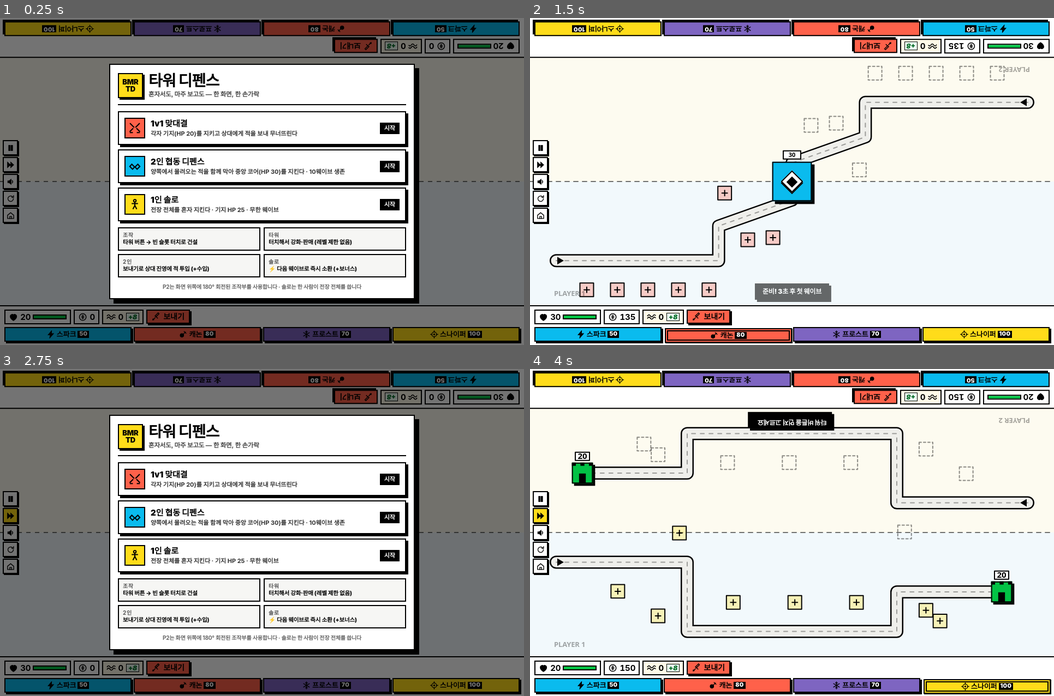
Above: before the commit, frames 1-4 (two rows, left to right).
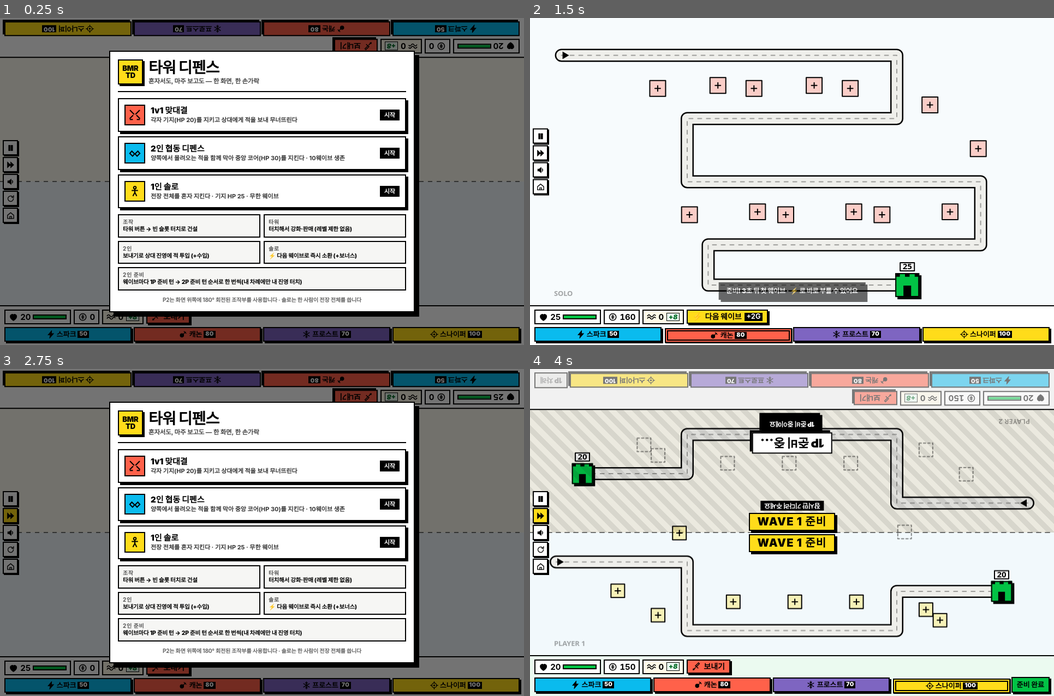
Above: after the commit, the same moments.

Repository: bmrgoodway/tower-defense
Game: browser game, page index.html
The game is run twice, just before and just after one commit, with the same random seed, the same clock (stepped at 60 frames per second) and the same inputs.
Inputs (mouse positions are in pixels of both pictures, inside the frame that each line leads up to; where the layout moved, square brackets give the same spot in the first picture):
- Up to frame 1 (0.25 s): no input
- Up to frame 2 (1.5 s): click (792, 181) at 0.27 s; click "PLAYER 1" (after the commit: "SOLO") at 0.52 s; click (792, 191) [792, 207] at 1.07 s; click "캐논 80" at 1.27 s
- Up to frame 3 (2.75 s): click (157, 483) [157, 506] at 1.67 s; click "캐논 80" at 1.87 s; click "속도" at 2.02 s; click (366, 470) [366, 493] at 2.27 s; click "메뉴" at 2.47 s
- Up to frame 4 (4 s): click (870, 581) at 2.87 s; click "1v1 맞대결 각자 기지(HP 20)를 지키고 상대에…" at 3.07 s; click (792, 470) at 3.27 s, where only the run after the commit has a clickable "1P 준비 중… 잠시만 기다려 주세요"; click (661, 594) at 3.47 s; click "스나이퍼 100" at 3.67 s

The runs differ from the first frame. In frame 1, 18% of the frame differs, in the area x 20-80%, y 10-92%; in frame 2, 19%; in frame 3, 18%; in frame 4, 33%, in the area x 0-100%, y 0-100%.

Commit message:
2인 모드 웨이브 전 1P→2P 교대 준비 턴 추가
- 웨이브 시작 전 1P 준비 턴 → 2P 준비 턴 → 웨이브 시작 순서로 교대
- 자기 차례가 아닌 진영은 해치 오버레이(1P/2P 준비 중…)로 보드·HUD 잠금, 터치 차단
- 1P HUD [준비 완료]로 2P에게 넘기고, 2P HUD [웨이브 시작]으로 출발
- 준비 턴 동안 게임 시간 정지(적 이동·사격 멈춤), 남은 적은 웨이브 시작 시 재개
- 2P HUD·안내 문구는 기존 180° 회전 규칙 유지, 1인 솔로는 교대 없이 기존과 동일
- README에 준비 턴 규칙 정리

Diff:
--- a/index.html
+++ b/index.html
@@ -69,6 +69,28 @@
   font-size:clamp(10px,2.7vw,14px);}
 .snd.on{background:var(--purple);color:#fff;}
 
+/* ===== 2인 준비 턴 (웨이브 전 1P → 2P 교대) ===== */
+.pv{display:none;flex:0 0 auto;padding:6px 8px;background:var(--green);box-shadow:3px 3px 0 #000;
+  font-size:clamp(10px,2.7vw,13px);gap:3px;line-height:1;white-space:nowrap;}
+body.prep .pv{display:inline-flex;}
+.pv.wait{background:#e9e9e6;color:#777;box-shadow:none;}
+.pv.wait span{color:#777;}
+.bar.locked{background:#f1f1f1;}
+.bar.locked .brow{opacity:.5;}
+.bar.myturn{background:var(--green-light);}
+.veil{position:absolute;left:0;right:0;z-index:3;display:grid;place-items:center;gap:6px;
+  background:repeating-linear-gradient(45deg, rgba(0,0,0,.07) 0 10px, rgba(0,0,0,.15) 10px 20px);
+  touch-action:none;}
+.veil[hidden]{display:none;}
+#lock2{top:0;height:50%;}
+#lock1{bottom:0;height:50%;}
+.veil .lk{background:#fff;border:var(--bw) solid #000;box-shadow:var(--shadow);
+  padding:5px 13px;font-weight:900;font-size:clamp(14px,4.2vw,22px);letter-spacing:-.01em;}
+.veil .lks{font-weight:900;font-size:clamp(9px,2.6vw,12px);color:#fff;background:#000;padding:2px 7px;}
+#lock2 .lk,#lock2 .lks{transform:rotate(180deg);}
+body.solo .veil{display:none !important;}
+body.solo .pv{display:none !important;}
+
 /* ===== 1인 솔로 ===== */
 .snd.wv{display:none;background:var(--yellow);}
 .snd.wv .bolt{font-size:1.05em;line-height:1;}
@@ -101,7 +123,7 @@
 #toast{position:absolute;left:50%;bottom:10px;z-index:9;transform:translateX(-50%);
   background:#000;color:#fff;font-weight:900;font-size:12px;padding:6px 12px;
   border:var(--bw) solid #000;box-shadow:var(--shadow);opacity:0;pointer-events:none;
-  transition:opacity .2s;white-space:nowrap;}
+  transition:opacity .2s;white-space:normal;text-align:center;max-width:92vw;line-height:1.3;}
 #toast.show{opacity:1;}
 #toast.p1{bottom:auto;top:10px;transform:translateX(-50%) rotate(180deg);}
 
@@ -181,6 +203,8 @@
   <div class="bar" id="bar2"></div>
   <div id="stage">
     <canvas id="cv"></canvas>
+    <div class="veil" id="lock2" hidden><div class="lk">1P 준비 중…</div><div class="lks">잠시만 기다려 주세요</div></div>
+    <div class="veil" id="lock1" hidden><div class="lk">2P 준비 중…</div><div class="lks">잠시만 기다려 주세요</div></div>
     <div id="banner"><div class="bn" id="bn2">WAVE 1</div><div class="bn" id="bn1">WAVE 1</div></div>
     <div id="mini">
       <button id="mPause" title="일시정지" aria-label="일시정지"></button>
@@ -240,6 +264,7 @@
       <div><b>타워</b>터치해서 강화·판매 (레벨 제한 없음)</div>
       <div><b>2인</b>보내기로 상대 진영에 적 투입 (+수입)</div>
       <div><b>솔로</b>⚡ 다음 웨이브로 즉시 소환 (+보너스)</div>
+      <div style="grid-column:1/-1"><b>2인 준비</b>웨이브마다 1P 준비 턴 → 2P 준비 턴 순서로 한 번씩(내 차례에만 내 진영 터치)</div>
     </div>
     <div class="foot">P2는 화면 위쪽에 180° 회전된 조작부를 사용합니다 · 솔로는 한 사람이 전장 전체를 씁니다</div>
   </div>
@@ -354,6 +379,7 @@
   t:0,
   wave:0,
   waveT:0,
+  prepOwner:null,        // null=전투 중(또는 솔로), 0=1P 준비 턴, 1=2P 준비 턴
   coreHp:0,
   players:[],
   projs:[],
@@ -444,6 +470,7 @@
   boom(){ this.tone(140,40,0.2,'sawtooth',0.8); this.noise(0.16,0.9,200); },
   send(){ this.tone(420,180,0.16,'sawtooth',0.7); this.tone(300,120,0.14,'square',0.5,0.05); },
   up(){ this.tone(520,780,0.06,'square',0.7); this.tone(780,1040,0.08,'square',0.7,0.06); },
+  prep(){ this.tone(480,480,0.05,'square',0.45); this.tone(360,360,0.09,'square',0.45,0.08); },
   sell(){ this.tone(700,300,0.10,'square',0.6); },
   hurt(){ this.tone(160,70,0.22,'sawtooth',0.9); this.noise(0.2,0.7,150); },
   win(){ [523,659,784,1046].forEach((f,i)=>this.tone(f,f,0.16,'square',0.8,i*0.11)); },
@@ -575,7 +602,7 @@
   G.phase = 'playing';
   const cfg = MODES[mode];
   const solo = !!cfg.solo;
-  G.t = 0; G.wave = 0; G.waveT = 3.2;
+  G.t = 0; G.wave = 0; G.waveT = solo ? 3.2 : 0; G.prepOwner = null;
   G.projs = []; G.fx = []; G.texts = [];
   G.sel = [null,null]; G.fly = null; G.kills=[0,0];
   G.best = Math.max(loadBest(), G.best||0);
@@ -590,13 +617,20 @@
   layout();
   syncHUD();
   AU.ensure();
-  toast(solo ? '준비! 3초 뒤 첫 웨이브 · ⚡ 로 바로 부를 수 있어요' : '준비! 3초 후 첫 웨이브', 0);
+  if(solo){
+    toast('준비! 3초 뒤 첫 웨이브 · ⚡ 로 바로 부를 수 있어요', 0);
+  }else{
+    // 2인(대전·협동): 첫 웨이브도 1P 준비 턴부터 시작한다
+    beginPrep();
+  }
 }
 
 function backToMenu(){
   G.phase = 'menu';
   G.players = [];
+  G.prepOwner = null;
   document.body.classList.remove('solo');
+  document.body.classList.remove('prep');
   closeFly();
   $('#ovStart').hidden = false;
   $('#ovPause').hidden = true;
@@ -604,6 +638,50 @@
   updateMenuBest();
   layout();
   render();
+}
+
+/* ============================================================
+   5-1. 준비 턴 (2인 모드 전용 · 1P → 2P 교대)
+   웨이브가 시작되기 전에 각자 한 번씩 자기 진영을 정비한다.
+   자기 차례가 아닌 쪽은 보드·HUD가 잠기고 터치가 막힌다.
+   ============================================================ */
+function is2P(){ return G.mode === '1v1' || G.mode === 'coop'; }
+
+function beginPrep(){
+  if(G.phase !== 'playing' || !is2P()) return;
+  const cfg = MODES[G.mode];
+  // 협동: 목표 웨이브를 모두 막았고 필드가 비었으면 승리
+  if(cfg.coop && G.wave >= cfg.goalWave){
+    const cleared = G.players.every(p=>p.lane.length === 0 && p.spawnQ.length === 0);
+    if(cleared){ endGame('win','win'); return; }
+  }
+  G.prepOwner = 0;
+  closeFly();
+  AU.prep();
+  showBanner('WAVE ' + (G.wave + 1) + ' 준비');
+  syncHUD();
+  toast('1P 준비 턴 · 다 되면 [준비 완료]', 0);
+}
+
+/* 1P 준비 완료 → 2P 준비 턴 */
+function prepHandoff(){
+  if(G.phase !== 'playing' || G.prepOwner !== 0) return;
+  G.prepOwner = 1;
+  closeFly();
+  AU.prep();
+  showBanner('2P 준비');
+  syncHUD();
+  toast('2P 준비 턴 · [웨이브 시작]으로 출발', 1);
+}
+
+/* 2P 웨이브 시작 → 전투 */
+function prepLaunchWave(){
+  if(G.phase !== 'playing' || G.prepOwner !== 1) return;
+  G.prepOwner = null;
+  closeFly();
+  syncHUD();
+  startWave();
+  toast('웨이브 ' + G.wave + ' 시작!', 0);
 }
 
 /* ============================================================
@@ -733,11 +811,11 @@
    7. 업데이트
    ============================================================ */
 function update(dt){
+  if(G.prepOwner !== null) return;   // 준비 턴: 전투·스폰·타이머 모두 멈춤 (양쪽 공평하게)
   G.t += dt;
   G.waveT -= dt;
   if(G.waveT <= 0 && G.phase === 'playing'){
-    const cleared = G.players.every(p=>p.lane.length === 0 && p.spawnQ.length === 0);
-    if(G.mode === 'coop' && G.wave >= MODES.coop.goalWave && cleared){ endGame('win','win'); return; }
+    if(is2P()){ beginPrep(); return; }
     startWave();
   }
 
@@ -1349,7 +1427,10 @@
     + '<button class="snd wv" data-p="'+pi+'" data-act="next" aria-label="다음 웨이브 바로 소환">'
     + '<span class="bolt">⚡</span><span>다음 웨이브</span><b class="bon" data-k="bon">+2G</b></button>'
   + '</div>'
-  + '<div class="brow tws">' + tws + '</div>';
+  + '<div class="brow tws">' + tws
+    + '<button class="pv" data-p="'+pi+'" data-act="prep" aria-label="준비"><span data-k="pvTxt">'
+    + (pi === 1 ? '준비 완료' : '웨이브 시작') + '</span></button>'
+  + '</div>';
 }
 
 const bars = [document.getElementById('bar1'), document.getElementById('bar2')];
@@ -1377,10 +1458,20 @@
 }
 
 function syncHUD(){
+  const prepOn = G.prepOwner !== null;
+  document.body.classList.toggle('prep', prepOn);
+  // 잠금 오버레이: 자기 차례가 아닌 쪽 진영
+  const l1 = $('#lock1'), l2 = $('#lock2');
+  if(l1 && l2){
+    l1.hidden = !(prepOn && G.prepOwner !== 0);
+    l2.hidden = !(prepOn && G.prepOwner !== 1);
+  }
   for(let i=0;i<2;i++){
     const p = G.players[i];
     const bar = bars[i];
     if(!bar) continue;
+    const locked = prepOn && G.prepOwner !== i;
+    const mine = prepOn && G.prepOwner === i;
     const hp = p ? p.hp : (MODES[G.mode]||MODES['1v1']).hp;
     const maxHp = p ? p.maxHp : (MODES[G.mode]||MODES['1v1']).hp;
     const gold = p ? p.gold : 0;
@@ -1399,12 +1490,28 @@
       for(const b of bar.querySelectorAll('.tw')){
         b.classList.toggle('lack', p.gold < TOWERS[b.dataset.t].cost);
         b.classList.toggle('on', G.sel[i] === b.dataset.t);
+        b.disabled = locked;
       }
       if(MODES[G.mode] && MODES[G.mode].solo){
         const bon = bar.querySelector('[data-k="bon"]');
         if(bon) setTxt(bon, '+' + waveBonus() + 'G');
       }
     }
+    // 준비 턴: 내 차례면 [준비 완료/웨이브 시작], 상대 차례면 잠금 표시
+    const pv = bar.querySelector('.pv');
+    if(pv){
+      pv.disabled = locked;
+      pv.classList.toggle('act', mine);
+      pv.classList.toggle('wait', locked);
+      const label = locked ? (i === 0 ? '2P 차례' : '1P 차례')
+                  : (i === 0 ? '준비 완료' : '웨이브 시작');
+      setTxt(pv.querySelector('[data-k="pvTxt"]'), label);
+      if(pv.getAttribute('aria-label') !== label) pv.setAttribute('aria-label', label);
+    }
+    const sndBtn = bar.querySelector('.snd');
+    if(sndBtn) sndBtn.disabled = locked;
+    bar.classList.toggle('locked', locked);
+    bar.classList.toggle('myturn', mine);
   }
   const snd = document.querySelectorAll('.snd');
   snd.forEach(b=>b.classList.toggle('on', !!(G.fly && G.fly.kind==='send' && G.fly.p === (parseInt(b.dataset.p,10)-1))));
@@ -1549,6 +1656,11 @@
   const hit = slotAt(x, y);
   if(!hit){ closeFly(); return; }
   const {p, s} = hit;
+  // 준비 턴: 자기 진영만 만질 수 있다
+  if(G.prepOwner !== null && G.prepOwner !== p.i){
+    toast((p.i === 0 ? '1P' : '2P') + ' 준비 중이에요', p.i);
+    return;
+  }
   const tower = p.towers.find(t=>t.slot === s.idx);
   if(tower){ openTowerPopup(p, s.idx); return; }
   if(G.sel[p.i]){ build(p, s.idx); closeFly(); }
@@ -1557,17 +1669,31 @@
 
 stage.addEventListener('pointerdown', e=>{
   AU.ensure();
+  const veil = e.target.closest && e.target.closest('.veil');
+  if(veil){
+    const side = veil.id === 'lock2' ? 1 : 0;          // 잠긴 진영의 플레이어
+    toast((side === 1 ? '1P' : '2P') + ' 준비 중이에요', side);
+    return;
+  }
   if(e.target.closest('#flyTower') || e.target.closest('#flySend') || e.target.closest('#mini')) return;
   const r = cv.getBoundingClientRect();
   handleTap(e.clientX - r.left, e.clientY - r.top);
 });
 
 document.addEventListener('click', e=>{
+  const pvBtn = e.target.closest('.pv');
+  if(pvBtn){
+    const pi = parseInt(pvBtn.dataset.p,10) - 1;
+    if(G.phase !== 'playing' || G.prepOwner !== pi) return;   // 내 차례가 아니면 무시
+    if(pi === 0) prepHandoff(); else prepLaunchWave();
+    return;
+  }
   const twb = e.target.closest('.tw');
   if(twb){
     const pi = parseInt(twb.dataset.p,10) - 1;
     const key = twb.dataset.t;
     if(G.phase !== 'playing') return;
+    if(G.prepOwner !== null && G.prepOwner !== pi) return;
     G.sel[pi] = (G.sel[pi] === key) ? null : key;
     syncHUD();
     return;
@@ -1575,7 +1701,9 @@
   const sndBtn = e.target.closest('.snd');
   if(sndBtn){
     if(sndBtn.dataset.act === 'next'){ callNextWave(); return; }
-    openSend(G.players[parseInt(sndBtn.dataset.p,10)-1]);
+    const pi = parseInt(sndBtn.dataset.p,10) - 1;
+    if(G.prepOwner !== null && G.prepOwner !== pi) return;
+    openSend(G.players[pi]);
     return;
   }
   const sb = e.target.closest('[data-send]');
@@ -1648,7 +1776,9 @@
 function endGame(r1, r2){
   if(G.phase === 'over') return;
   G.phase = 'over';
+  G.prepOwner = null;
   closeFly();
+  syncHUD();
   if(MODES[G.mode].solo){
     // 솔로는 정방향 단일 결과 카드
     const p = G.players[0];
@@ -1736,7 +1866,14 @@
   call(){ callNextWave(); },
   bonus(){ return waveBonus(); },
   start(mode){ startGame(mode); },
-  waveNow(){ G.waveT = 0.01; }
+  waveNow(){ G.waveT = 0.01; },
+  prep(){ return { owner:G.prepOwner, wave:G.wave, waveT:G.waveT, phase:G.phase }; },
+  tap(x,y){ handleTap(x,y); },
+  handoff(){ prepHandoff(); },
+  launch(){ prepLaunchWave(); },
+  gold(pi){ return G.players[pi] ? G.players[pi].gold : null; },
+  hp(pi){ return G.players[pi] ? G.players[pi].hp : null; },
+  enemies(pi){ return G.players[pi] ? G.players[pi].lane.length + G.players[pi].spawnQ.length : null; }
 };
 })();
 </script>
